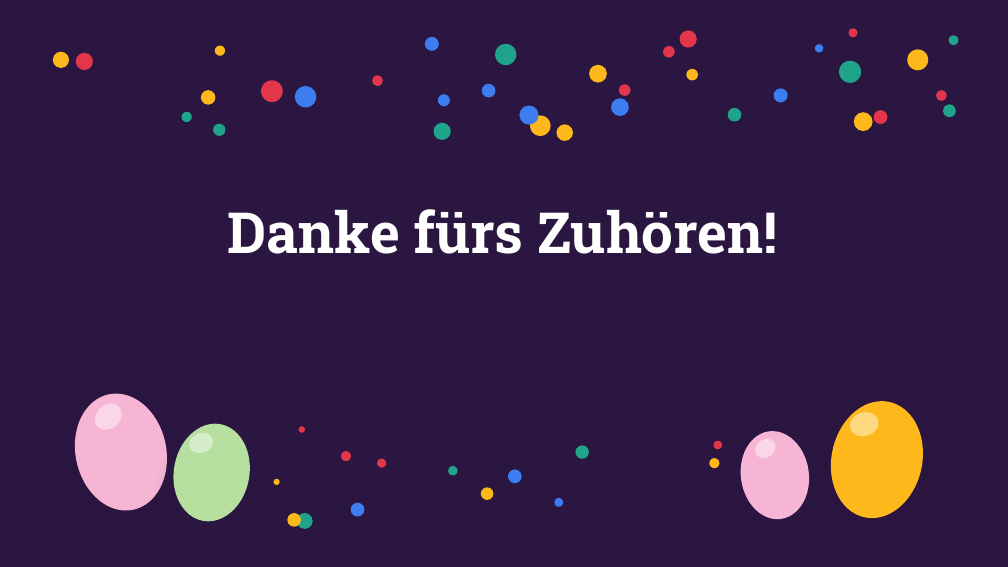
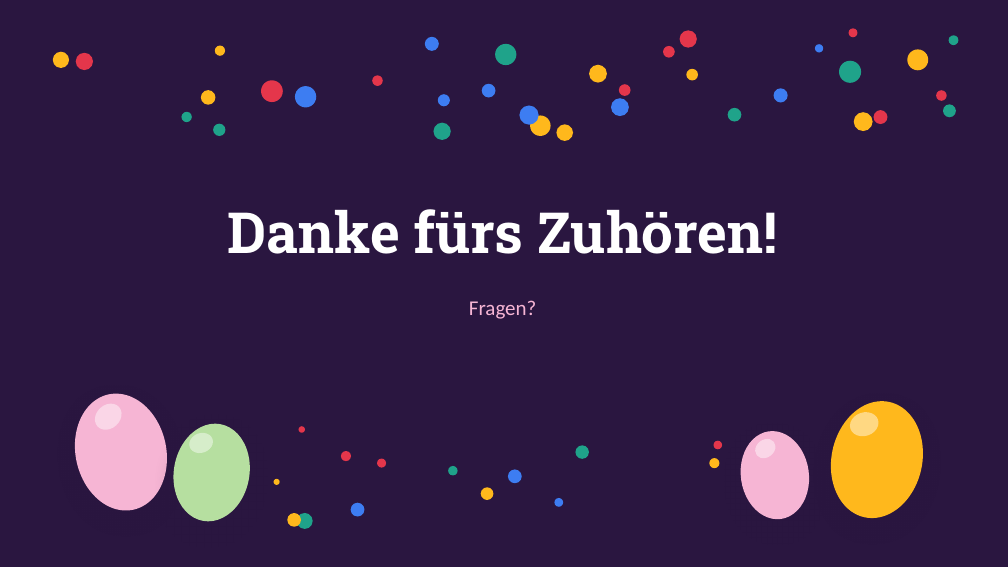
Before and after one commit to Flxrian/Erinnerung, a slide deck: slide 18 of Karneval_und_Ostern.pptx (slide 16 before the commit). Drawn at 1008x567 pixels with LibreOffice and Linux fonts; fonts in the diff are those of the drawing. Boxes give left, top, right and bottom in pixels: in the first picture for what was removed or moved away, otherwise in the second. Text is boxed around its words. In the diff, an @@ line names an element or a change of style, - is before the commit and + after.

```diff
--- a/Karneval_und_Ostern.pptx
+++ b/Karneval_und_Ostern.pptx
@@ text added at (469, 300, 537, 319), 20 pt, text #F6B5D4 @@
+Fragen?
```
Also in this commit, not shown: 5 other slides changed, 11 slides added, 9 slides removed.
